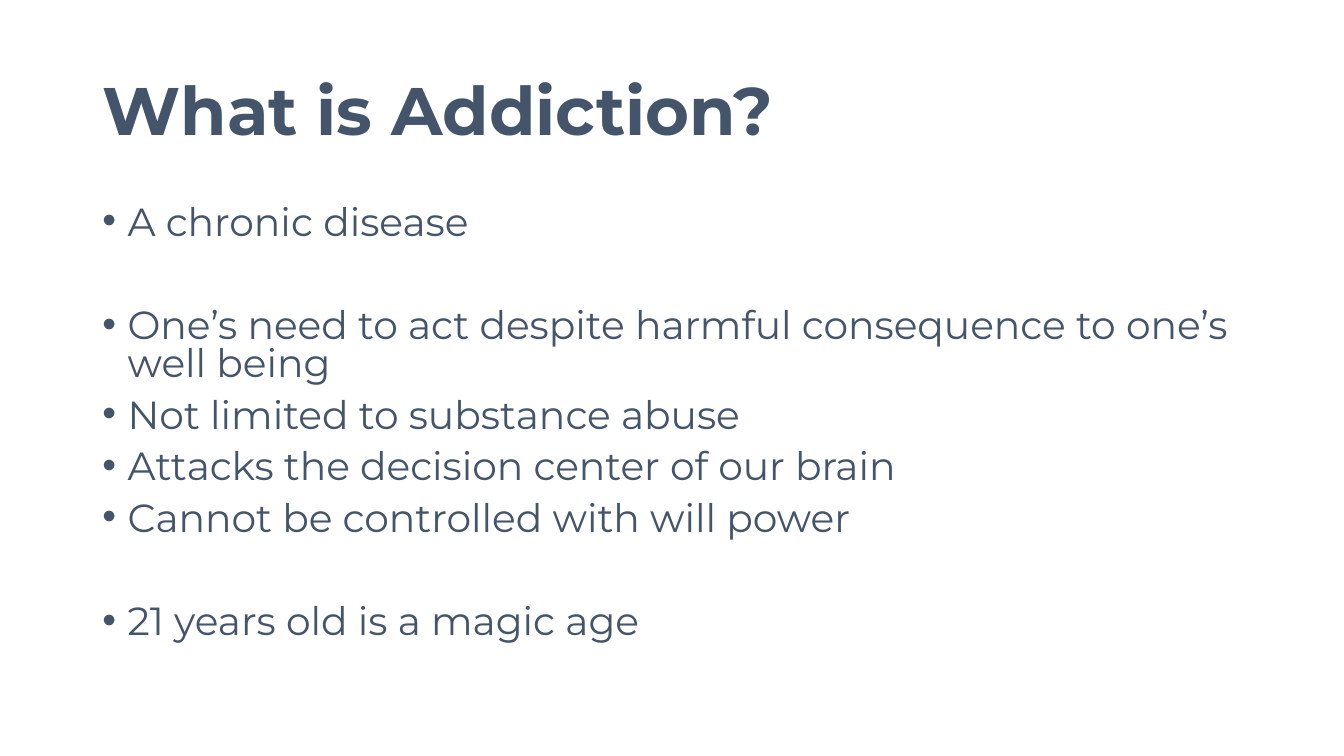
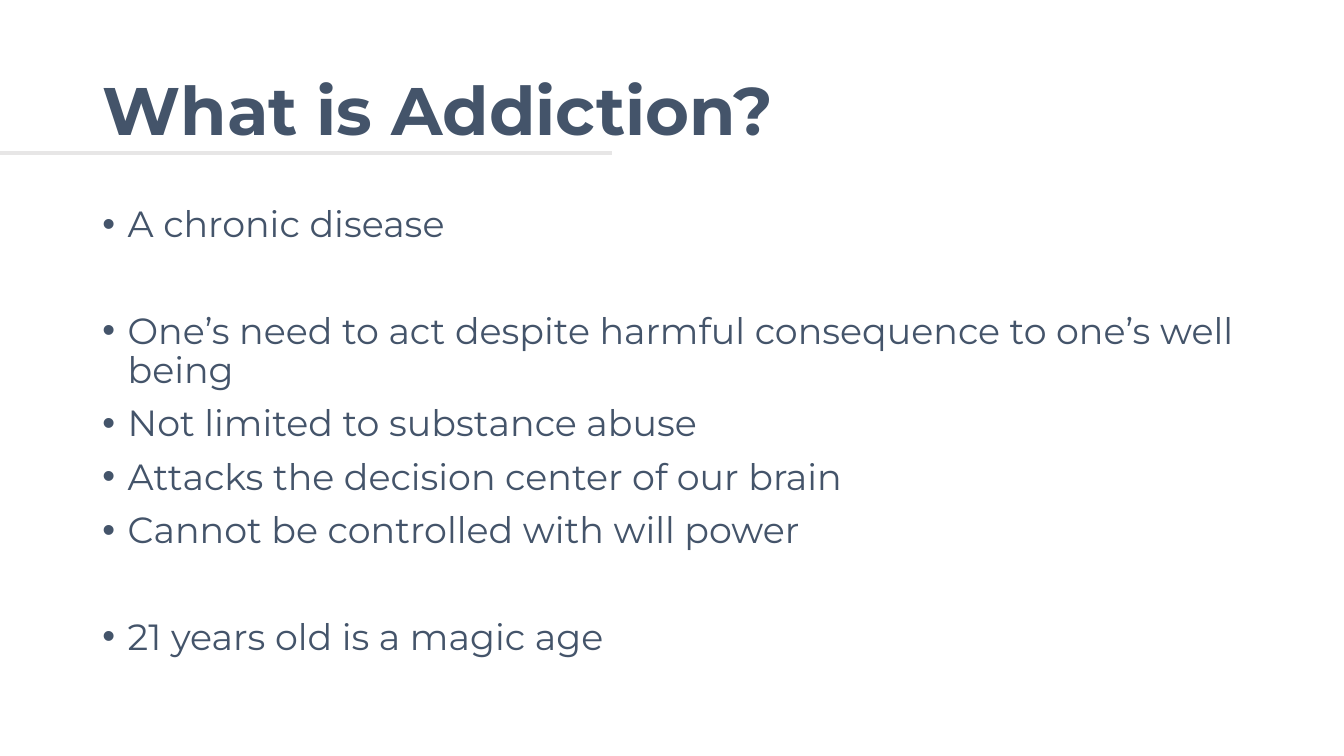
Before and after one commit to avifarah/Know-the-signs-when-and-how-talk-about-drugs, a slide deck: slide 6 of Know the Signs_When and How to Talk about Drugs.pptx. Drawn at 1344x756 pixels with LibreOffice and Linux fonts; fonts in the diff are those of the drawing. Boxes give left, top, right and bottom in pixels: in the first picture for what was removed or moved away, otherwise in the second. Text is boxed around its words. In the diff, an @@ line names an element or a change of style, - is before the commit and + after.

```diff
--- a/Know the Signs_When and How to Talk about Drugs.pptx
+++ b/Know the Signs_When and How to Talk about Drugs.pptx
@@ line added from (0, 152) to (612, 152), #E7E6E6 3 pt @@
@@ text "A chronic disease" at (128, 210, 1233, 657): size 28 to 26 pt; line spacing 0.8 to 0.9 @@
```
Also in this commit, not shown: 14 other slides changed.
